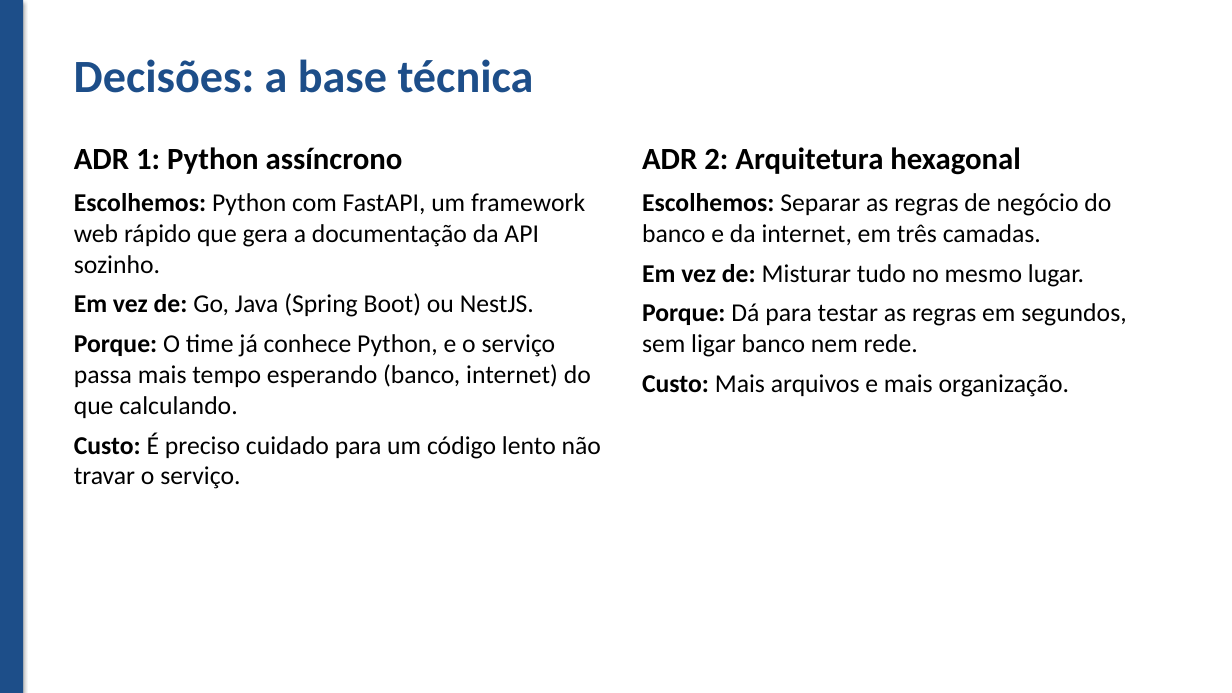
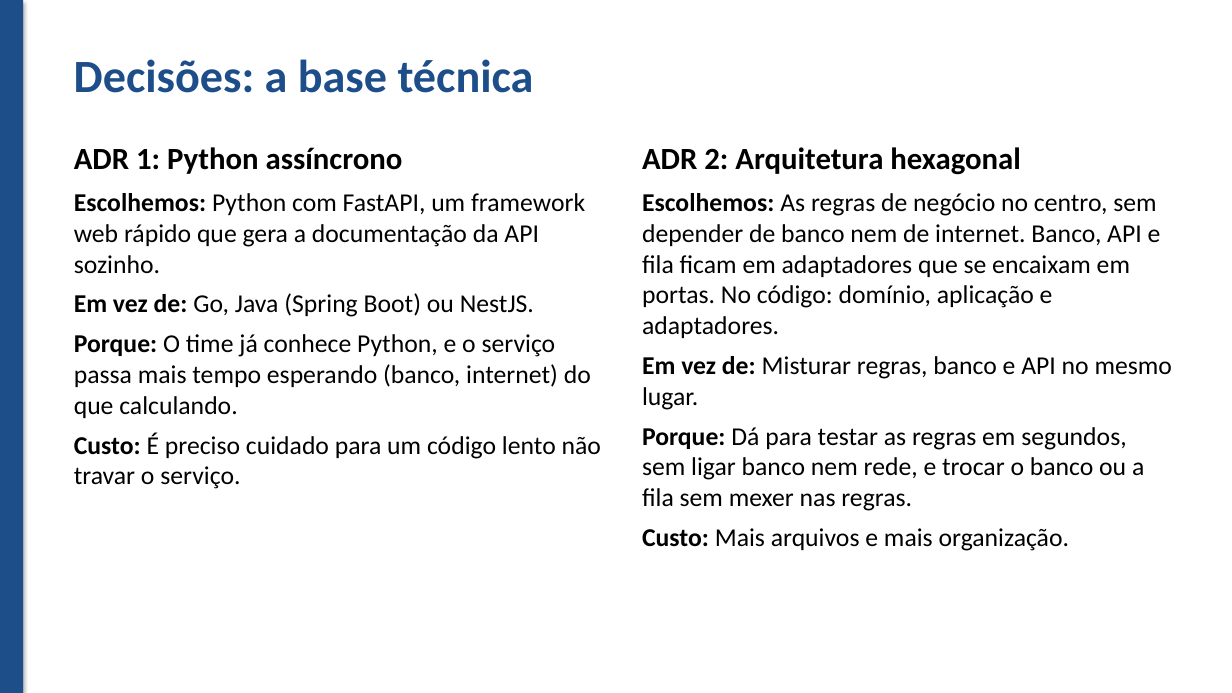
Before and after one commit to OcimarSchroederJR/delivery-financeiro, a slide deck: slide 6 of docs/apresentacao/apresentacao.pptx. Drawn at 1232x693 pixels with LibreOffice and Linux fonts; fonts in the diff are those of the drawing. Boxes give left, top, right and bottom in pixels: in the first picture for what was removed or moved away, otherwise in the second. Text is boxed around its words. In the diff, an @@ line names an element or a change of style, - is before the commit and + after.

Commit message:
docs(apresentacao): corrige a descrição da arquitetura hexagonal
Hexagonal não é seis camadas: o nome vem do desenho de portas e adaptadores. O slide passa a dizer isso e as notas explicam.

```diff
--- a/docs/apresentacao/apresentacao.pptx
+++ b/docs/apresentacao/apresentacao.pptx
@@ text at (x1=642, y1=193, x2=1172, y2=511): text changed @@
-Escolhemos: Separar as regras de negócio do banco e da internet, em três camadas.
-Em vez de: Misturar tudo no mesmo lugar.
-Porque: Dá para testar as regras em segundos, sem ligar banco nem rede.
+Escolhemos: As regras de negócio no centro, sem depender de banco nem de internet. Banco, API e fila ficam em adaptadores que se encaixam em portas. No código: domínio, aplicação e adaptadores.
+Em vez de: Misturar regras, banco e API no mesmo lugar.
+Porque: Dá para testar as regras em segundos, sem ligar banco nem rede, e trocar o banco ou a fila sem mexer nas regras.
```
